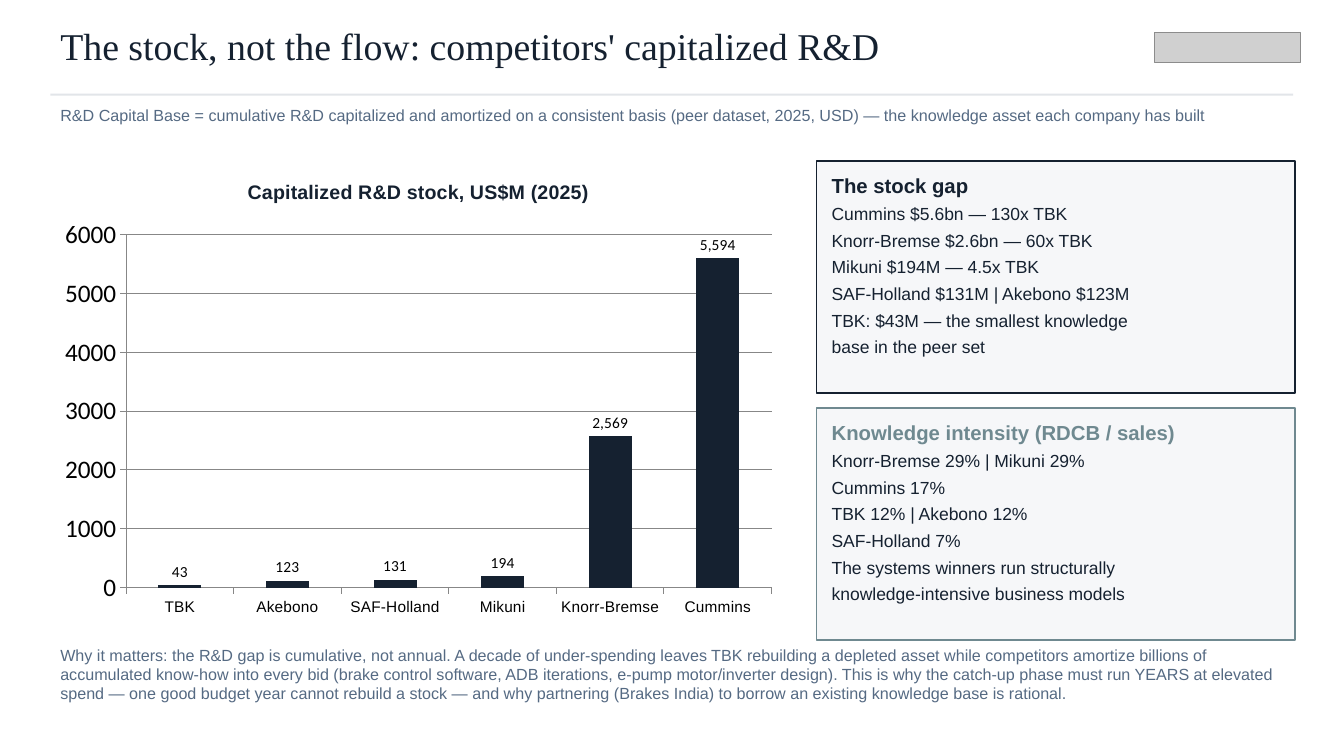
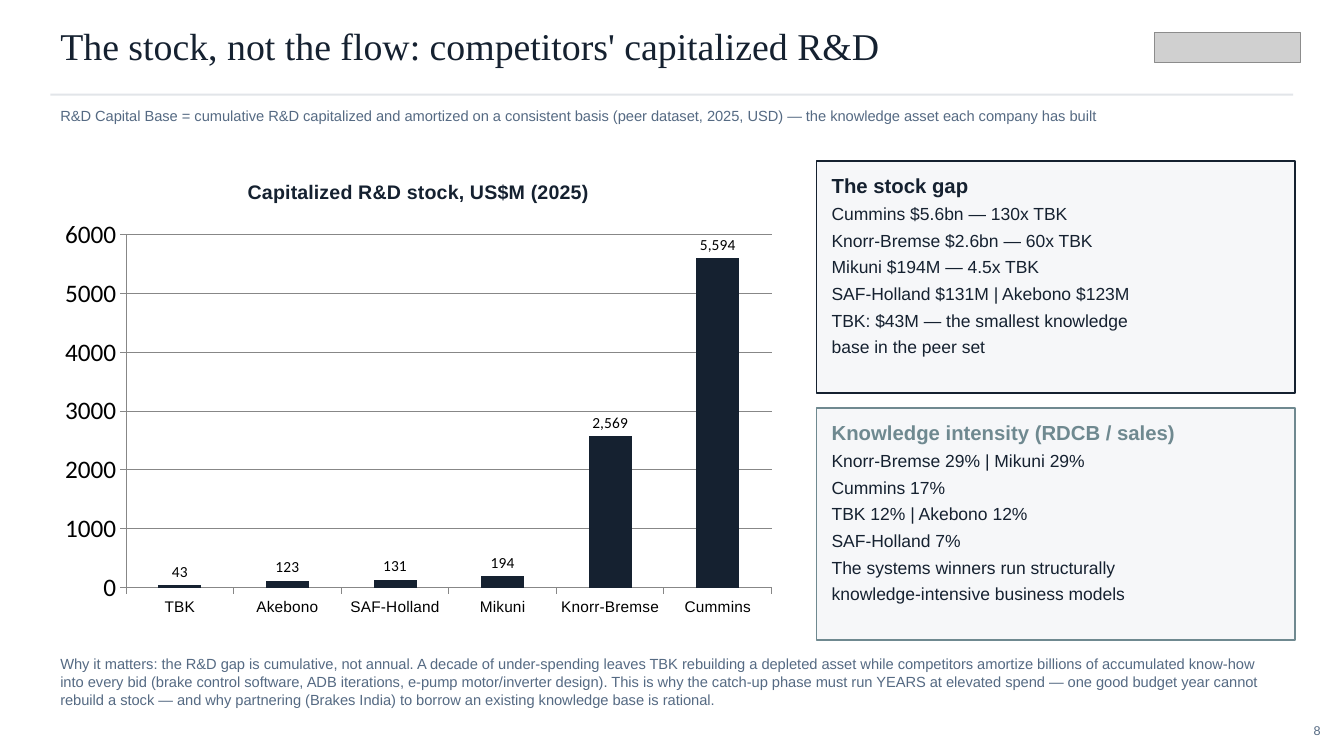
Before and after one commit to charette-lab/Claude, a slide deck: slide 8 of TBK_rd_gap_slides.pptx (slide 7 before the commit). Drawn at 1344x756 pixels with LibreOffice and Linux fonts; fonts in the diff are those of the drawing; grey boxes stand for pictures. Boxes give left, top, right and bottom in pixels: in the first picture for what was removed or moved away, otherwise in the second. Text is boxed around its words. In the diff, an @@ line names an element or a change of style, - is before the commit and + after.

```diff
--- a/TBK_rd_gap_slides.pptx
+++ b/TBK_rd_gap_slides.pptx
@@ text "R&D Capital Base = cumulative ..." at (60, 110, 1097, 124): size 11.5 to 10.5 pt @@
@@ text "Why it matters: the R&D ...": place and size @@
-text "Why it matters: the R&D ..." at (60, 649, 1273, 703)
+text "Why it matters: the R&D ..." at (60, 658, 1258, 708)
@@ text "Why it matters: the R&D ..." at (60, 658, 1258, 708): size 11.5 to 10.5 pt @@
@@ text added at (1314, 726, 1321, 735), 9 pt, text #556A83 @@
+8
```
Also in this commit, not shown: 25 other slides changed, 1 slide added, 1 other file.
